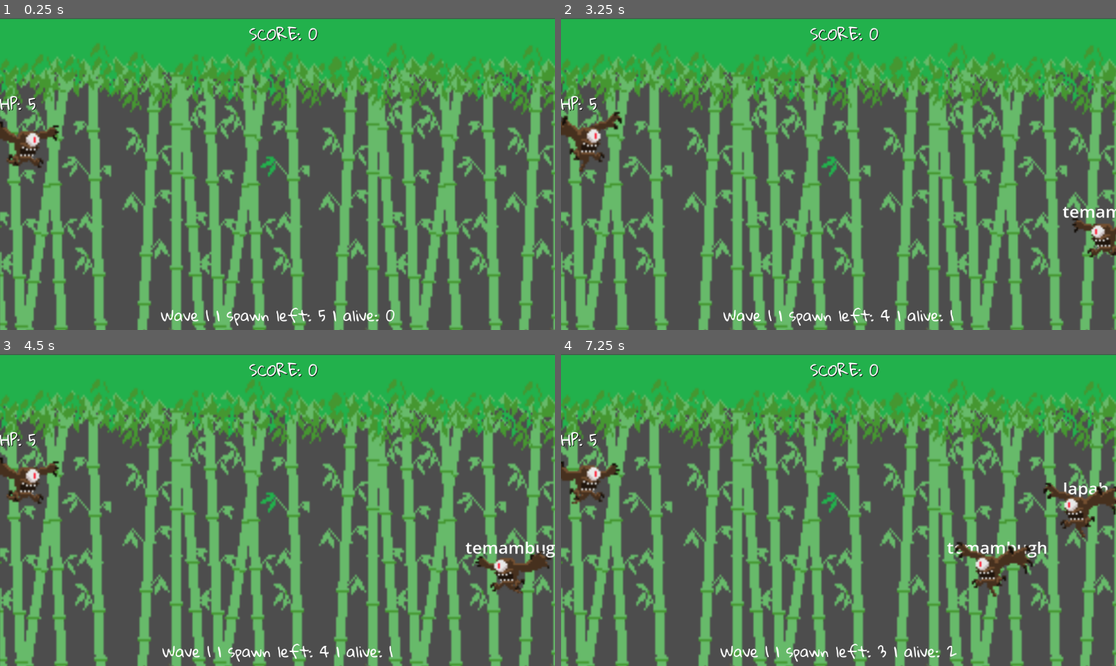
Above: before the commit, frames 1-4 (two rows, left to right).
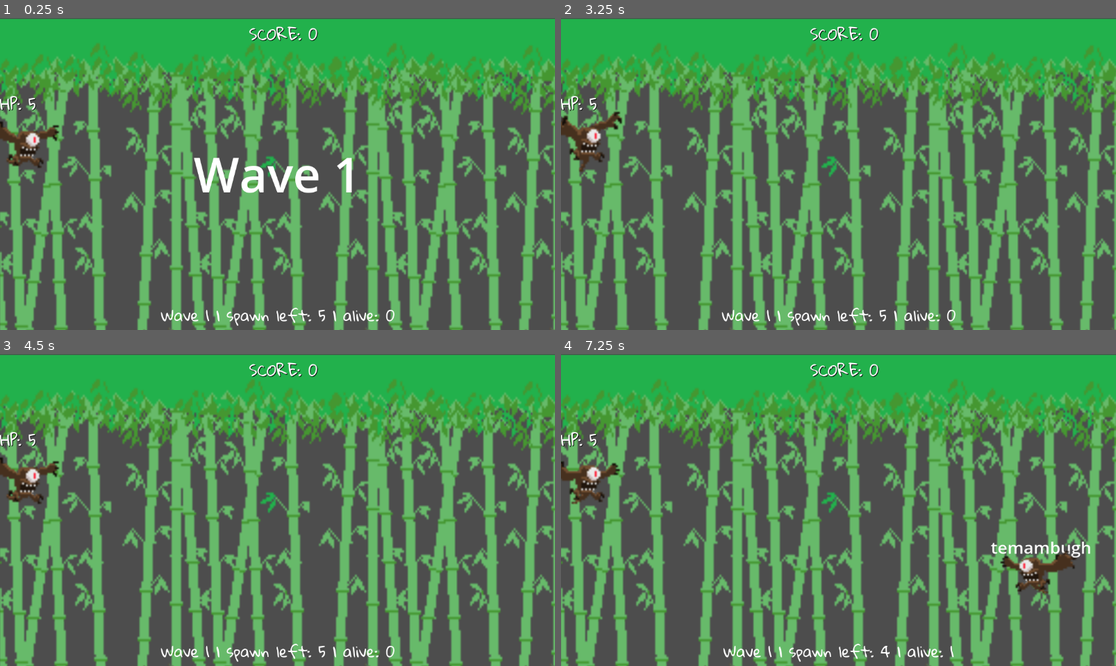
Above: after the commit, the same moments.

Repository: awanswangd/Bahana-Bani
Game: Godot game, scene res://main.tscn
Same seed, same stepped clock (60 frames per second), same inputs: the game is played once before the commit and once after it. Sound files missing from this copy of the repository are replaced by a short silence.
Inputs:
- Up to frame 1 (0.25 s): no input
- Up to frame 2 (3.25 s): tap Enter at 0.5 s
- Up to frame 3 (4.5 s): no input
- Up to frame 4 (7.25 s): no input

The runs differ from the first frame. In frame 1, 1.2% of the frame differs, in the area x 34-64%, y 44-57%; in frame 2, 1.3%; in frame 3, 1.7%; in frame 4, 3.6%, in the area x 28-100%, y 41-99%.

Commit message:
Add wave intro functionality with timer and label

Diff:
--- a/mekanik-awal/main.gd
+++ b/mekanik-awal/main.gd
@@ -24,6 +24,8 @@
 @onready var wave_timer = $WaveTimer
 @onready var wave_label = $CanvasLayer.get_node_or_null("WaveLabel")
 @onready var gameover_label = $CanvasLayer/GameOverLabel
+@onready var intro_timer: Timer = $IntroTimer
+@onready var wave_intro_label: Label = $CanvasLayer/WaveIntroLabel
 
 var active_enemy = null
 var current_letter_index: int = -1
@@ -61,6 +63,7 @@
 var spawning: bool = false
 var boss_spawned: bool = false
 var inter_wave_delay_seconds: float = 3.0
+var wave_intro_duration: float = 1.5
 
 var battle_theme = load("res://audio/bgm/battle_theme.ogg")
 
@@ -69,8 +72,19 @@
 	randomize()
 	update_hp_display()
 	score_label.text = "SCORE: %d" % score
+
 	wave_timer.timeout.connect(_on_wave_timer_timeout)
 	spawn_timer.timeout.connect(_on_spawn_timer_timeout)
+
+	if intro_timer:
+		intro_timer.timeout.connect(_on_intro_timer_timeout)
+		print("IntroTimer connected.")
+	else:
+		print("IntroTimer NOT FOUND! Wave intro timer will be skipped.")
+
+	if wave_intro_label:
+		wave_intro_label.hide()
+
 	start_wave(current_wave_index)
 	SoundManager.play_music(battle_theme)
 
@@ -249,27 +263,60 @@
 func start_wave(index: int) -> void:
 	if index < 0 or index >= waves.size():
 		return
+
 	var cfg = waves[index]
-	# pastikan set dari awal
+
+	# set status wave
 	current_wave_index = index
 	remaining_to_spawn = cfg.minion_count
+	spawning = false
+	boss_spawned = false
+
+	print(">> start_wave: %s (index=%d) — minions=%d | spawn_boss=%s | mix=%s (spawning will begin after intro)" %
+		[cfg.name, index, remaining_to_spawn, str(cfg.spawn_boss), str(cfg.mix)])
+
+	# pastikan spawn_timer nggak jalan dulu
+	if not spawn_timer.is_stopped():
+		spawn_timer.stop()
+
+	_update_wave_label()
+	_show_wave_intro(index)
+
+func _show_wave_intro(index: int) -> void:
+	if wave_intro_label:
+		var cfg_name = waves[index].name if index < waves.size() else "Wave ?"
+		wave_intro_label.text = cfg_name
+		wave_intro_label.show()
+
+	intro_timer.start(wave_intro_duration)
+
+
+func _on_intro_timer_timeout() -> void:
+	# sembunyikan label intro
+	if wave_intro_label:
+		wave_intro_label.hide()
+
+	# kalau game sudah game over, jangan mulai wave
+	if game_state != GameState.PLAYING:
+		return
+
+	# mulai spawning untuk wave aktif
+	var cfg = waves[current_wave_index]
 	spawning = true
-	boss_spawned = false
-
-	print(">> start_wave: %s (index=%d) — will spawn %d | spawn_boss=%s | mix=%s" %
-		[cfg.name, index, remaining_to_spawn, str(cfg.spawn_boss), str(cfg.mix)])
-
-	# spawn boss segera jika perlu (boss + minions present)
-	if cfg.spawn_boss:
+	remaining_to_spawn = cfg.minion_count
+
+	print(">> Intro selesai, mulai spawn wave %d (minions=%d, spawn_boss=%s, mix=%s)" %
+		[current_wave_index, remaining_to_spawn, str(cfg.spawn_boss), str(cfg.mix)])
+
+	if cfg.spawn_boss and not boss_spawned:
 		spawn_boss()
 		boss_spawned = true
 
-	# pastikan spawn_timer autostart tidak ganggu — start manual
 	if not spawn_timer.is_stopped():
 		spawn_timer.stop()
 	spawn_timer.start()
+
 	_update_wave_label()
-
 
 func _spawn_minion_for_current_wave() -> void:
 	var cfg = waves[current_wave_index]
--- a/mekanik-awal/main.tscn
+++ b/mekanik-awal/main.tscn
@@ -7,6 +7,8 @@
 
 [sub_resource type="StyleBoxFlat" id="StyleBoxFlat_1bvp3"]
 bg_color = Color(0.0728426, 0.0728426, 0.0728426, 0.443137)
+
+[sub_resource type="SystemFont" id="SystemFont_1bvp3"]
 
 [sub_resource type="RectangleShape2D" id="RectangleShape2D_1bvp3"]
 size = Vector2(133.5, 657)
@@ -117,6 +119,19 @@
 theme_override_font_sizes/font_size = 28
 text = "tes"
 
+[node name="WaveIntroLabel" type="Label" parent="CanvasLayer"]
+visible = false
+anchors_preset = 15
+anchor_right = 1.0
+anchor_bottom = 1.0
+grow_horizontal = 2
+grow_vertical = 2
+size_flags_horizontal = 4
+theme_override_fonts/font = SubResource("SystemFont_1bvp3")
+theme_override_font_sizes/font_size = 100
+horizontal_alignment = 1
+vertical_alignment = 1
+
 [node name="PlayerLine" type="Area2D" parent="."]
 
 [node name="CollisionShape2D" type="CollisionShape2D" parent="PlayerLine"]
@@ -127,6 +142,10 @@
 wait_time = 3.0
 one_shot = true
 
+[node name="IntroTimer" type="Timer" parent="."]
+wait_time = 1.509
+one_shot = true
+
 [connection signal="timeout" from="SpawnTimer" to="." method="_on_spawn_timer_timeout"]
 [connection signal="area_entered" from="PlayerLine" to="." method="_on_player_line_area_entered"]
 [connection signal="timeout" from="WaveTimer" to="." method="_on_wave_timer_timeout"]
Not shown, added: mekanik-awal/Asset/Background/WhatsApp Image 2025-11-30 at 11.00.59.jpeg.import
Not shown, added: mekanik-awal/Asset/Background/WhatsApp Image 2025-11-30 at 11.06.43.jpeg.import
Not shown: 1 places in mekanik-awal/main.tscn that only renumber resources
